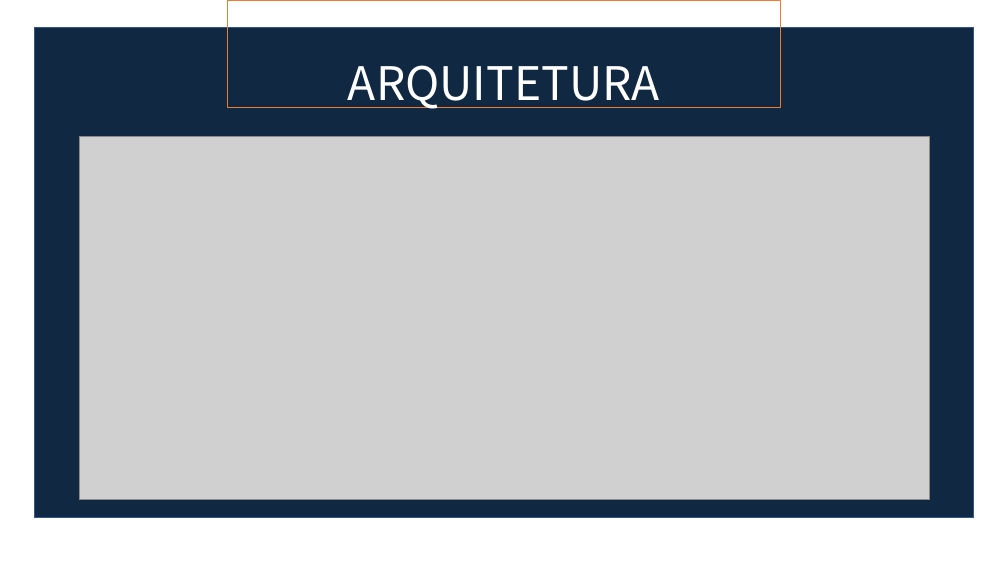
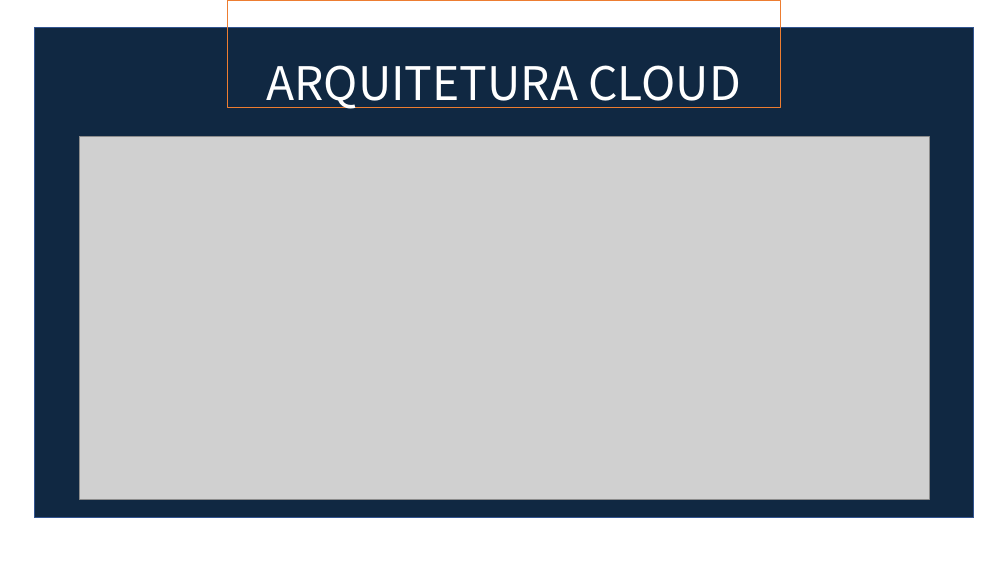
Before and after one commit to BandTec/grupo-05-adsa-20201, a slide deck: slide 15 of Supervisor 3.pptx (slide 10 before the commit). Drawn at 1008x567 pixels with LibreOffice and Linux fonts; fonts in the diff are those of the drawing; grey boxes stand for pictures. Boxes give left, top, right and bottom in pixels: in the first picture for what was removed or moved away, otherwise in the second. Text is boxed around its words. In the diff, an @@ line names an element or a change of style, - is before the commit and + after.

```diff
--- a/Supervisor 3.pptx
+++ b/Supervisor 3.pptx
@@ text at bbox=[266, 65, 741, 109]: text changed @@
-ARQUITETURA
+ARQUITETURA CLOUD
```
Also in this commit, not shown: 14 other slides changed.
